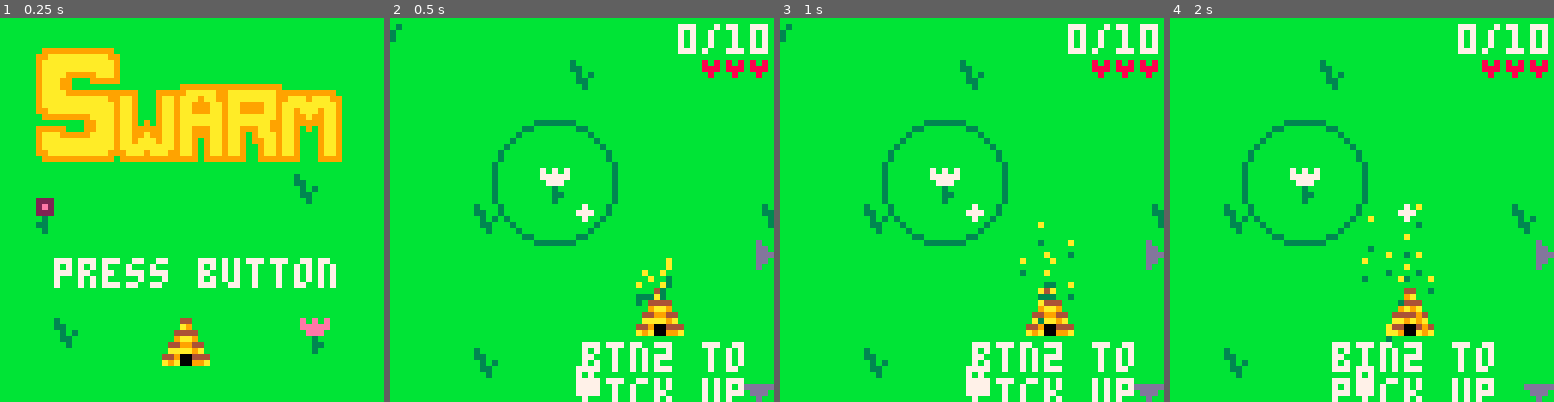
Above: before the commit, frames 1-4 (left to right).
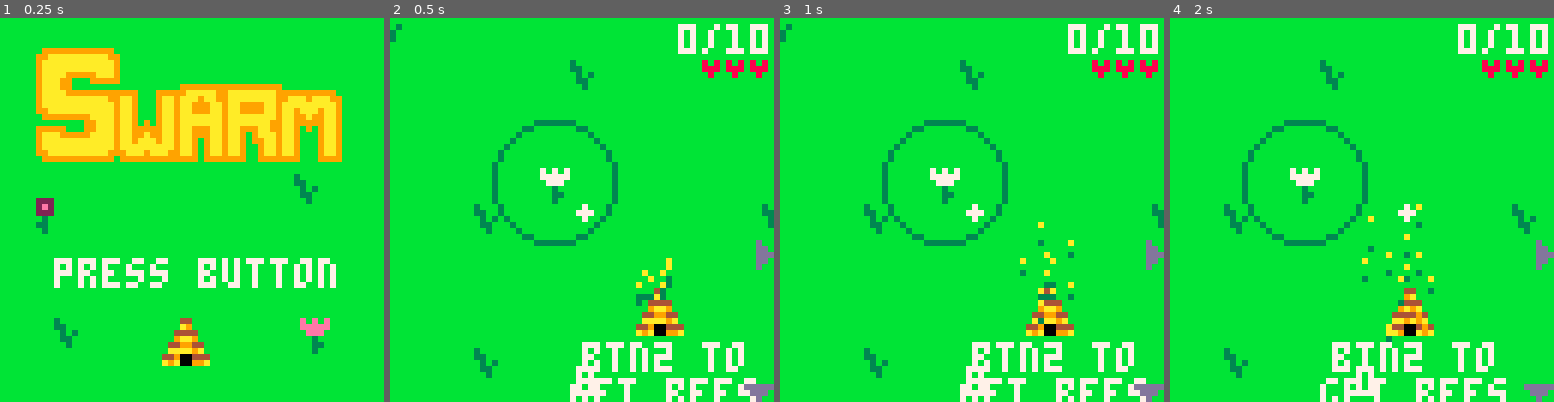
Above: after the commit, the same moments.

Repository: greysonp/swarm
Game: PICO-8 cartridge bees.p8
Two runs of this game, one before a commit and one after it. Both use one fixed random seed, a clock stepped at 60 frames per second and the inputs below.
Inputs:
- Up to frame 1 (0.25 s): no input
- Up to frame 2 (0.5 s): tap X (X key) at 0.33 s
- Up to frame 3 (1 s): tap O (Z key) at 0.7 s
- Up to frame 4 (2 s): tap X (X key) at 1.07, 1.85 s; hold Right from 1.6 s (still down); tap O (Z key) at 1.7 s

Frame 1 is identical in both runs. In frame 2, 1.3% of the frame differs, in the area x 46-96%, y 93-100%; in frame 3, 1.3%; in frame 4, 1.4%, in the area x 39-88%, y 93-100%.

Commit message:
Updated tip text.

Diff:
--- a/bees.p8
+++ b/bees.p8
@@ -488,7 +488,7 @@
     -- draw pick-up hint if it's the first time the player is picking up bees
     if self.isfirst then
       print('btn2 to', self.pos.x - 13, self.pos.y + 9, 7)
-      print('pick up', self.pos.x - 13, self.pos.y + 15, 7)
+      print('get bees', self.pos.x - 15, self.pos.y + 15, 7)
     end
   end
 
